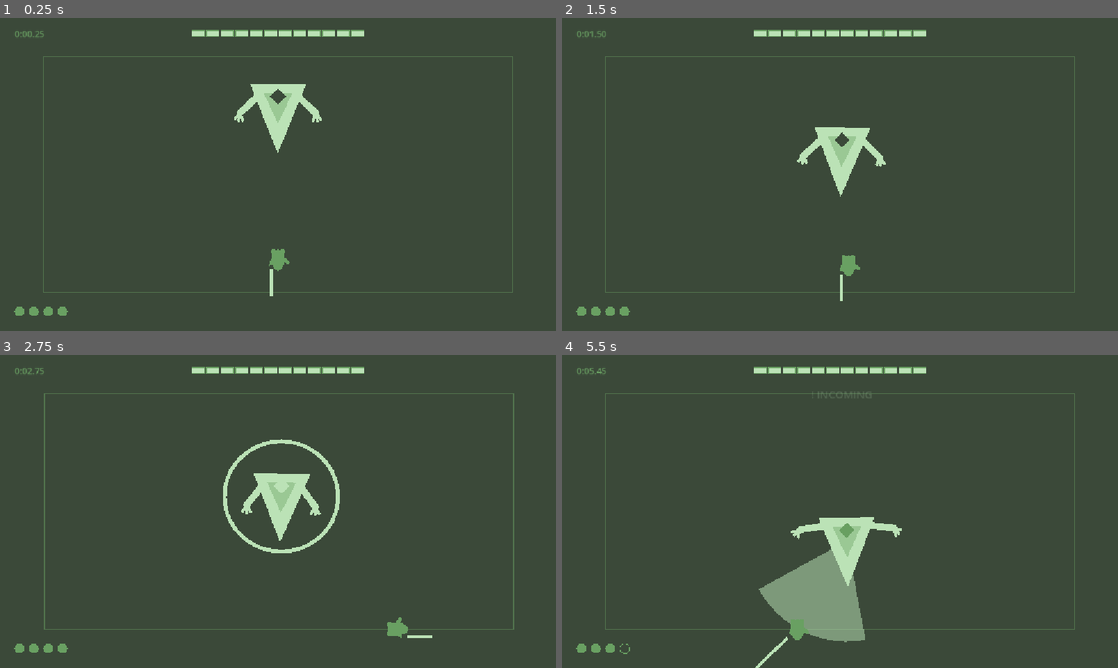
Above: before the commit, frames 1-4 (two rows, left to right).
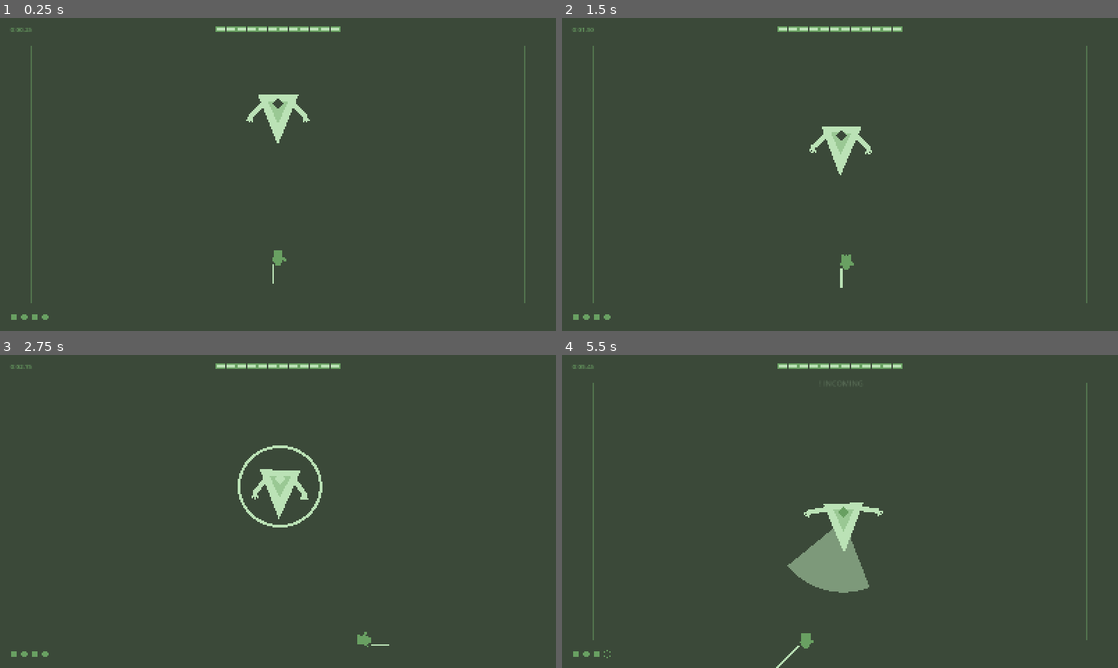
Above: after the commit, the same moments.

Repository: nrkahfirhmd/project-green-sapphire
Game: Godot game, scene res://scenes/main.tscn
The game is run twice, just before and just after one commit, with the same random seed, the same clock (stepped at 60 frames per second) and the same inputs.
Inputs:
- Up to frame 1 (0.25 s): no input
- Up to frame 2 (1.5 s): hold D (move_right) 0.53-1.28 s; tap L (attack_heavy) at 0.6 s; hold S (move_down) from 1.28 s (still down); tap K (attack_light) at 1.35 s
- Up to frame 3 (2.75 s): release S (move_down) at 2.03 s; hold D (move_right) from 2.03 s (still down); tap Space (dodge) at 2.1 s
- Up to frame 4 (5.5 s): release D (move_right) at 2.78 s; hold W (move_up) 2.78-3.53 s; tap one key every 0.75 s from 2.85 s: L (attack_heavy) K (attack_light) Space (dodge) L (attack_heavy); hold A (move_left) 3.53-5.03 s; hold S (move_down) from 5.03 s (still down)

The runs differ from the first frame. In frame 1, 3.2% of the frame differs, in the area x 2-95%, y 2-97%; in frame 2, 3.2%; in frame 3, 4.3%; in frame 4, 7.0%, in the area x 2-95%, y 2-100%.

Commit message:
feat: enlarge viewport to 1600x900
The arena rect, camera and HUD all derive their layout from the viewport
at runtime, so widening the game is a settings change plus recentering
the three placed nodes. Stretch mode stays canvas_items, so it still
scales to whatever window size it is given.

Diff:
--- a/project.godot
+++ b/project.godot
@@ -21,6 +21,8 @@
 
 [display]
 
+window/size/viewport_width=1600
+window/size/viewport_height=900
 window/stretch/mode="canvas_items"
 window/stretch/aspect="expand"
 
--- a/scenes/main.tscn
+++ b/scenes/main.tscn
@@ -15,10 +15,10 @@
 script = ExtResource("1")
 
 [node name="Camera2D" type="Camera2D" parent="."]
-position = Vector2(576, 324)
+position = Vector2(800, 450)
 
 [node name="Boss" type="CharacterBody2D" parent="."]
-position = Vector2(576, 165)
+position = Vector2(800, 250)
 motion_mode = 1
 script = ExtResource("3")
 
@@ -26,7 +26,7 @@
 shape = SubResource("CircleShape2D_boss")
 
 [node name="Player" type="CharacterBody2D" parent="."]
-position = Vector2(576, 500)
+position = Vector2(800, 690)
 motion_mode = 1
 script = ExtResource("2")
 
